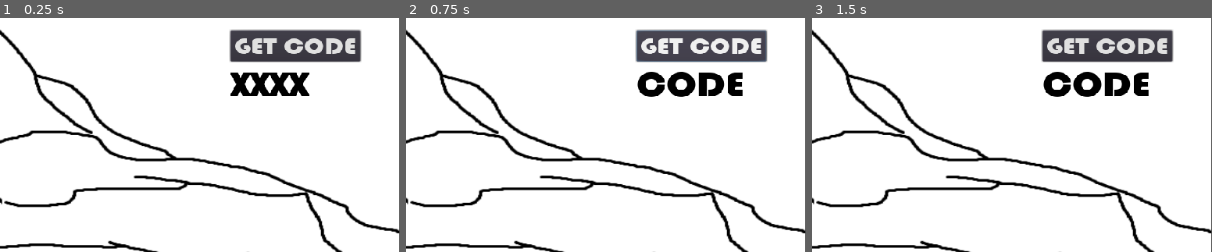
Above: before the commit, frames 1-3 (left to right).
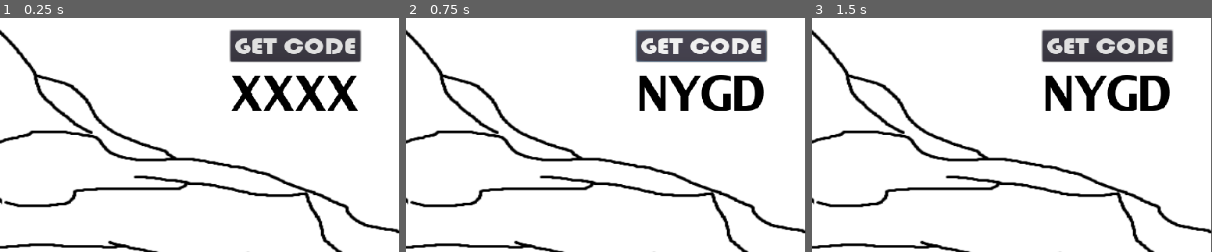
Above: after the commit, the same moments.

Repository: rwyndrum4/MENDAX
Game: Godot game, scene res://Game.tscn
Same seed, same stepped clock (60 frames per second), same inputs: the game is played once before the commit and once after it.
Inputs:
- Up to frame 1 (0.25 s): no input
- Up to frame 2 (0.75 s): click "GET CODE" at 0.5 s
- Up to frame 3 (1.5 s): click "Start" at 1.25 s
The pictures show only the part of the screen within x 50-100%, y 0-50%; the shares and areas given below are measured in that part.

The runs differ from the first frame. In frame 1, 3.0% of the frame differs, in the area x 57-90%, y 23-40%; in frame 2, 3.1%; in frame 3, 3.1%.

Commit message:
Implement random join code generation

Diff:
--- a/game/Game.tscn
+++ b/game/Game.tscn
@@ -1,17 +1,18 @@
-[gd_scene load_steps=6 format=2]
+[gd_scene load_steps=7 format=2]
 
 [ext_resource path="res://Scripts/MainMenu.gd" type="Script" id=1]
 [ext_resource path="res://Assets/temp_bg.png" type="Texture" id=2]
 [ext_resource path="res://Assets/BAUHS93.TTF" type="DynamicFontData" id=3]
+[ext_resource path="res://Assets/LTYPEB.TTF" type="DynamicFontData" id=4]
 
 [sub_resource type="DynamicFont" id=1]
 size = 38
 font_data = ExtResource( 3 )
 
 [sub_resource type="DynamicFont" id=2]
-size = 57
+size = 77
 outline_color = Color( 0.0352941, 0.0784314, 0.0784314, 1 )
-font_data = ExtResource( 3 )
+font_data = ExtResource( 4 )
 
 [node name="MainMenu" type="Control"]
 anchor_right = 1.0
--- a/game/Scripts/MainMenu.gd
+++ b/game/Scripts/MainMenu.gd
@@ -37,4 +37,18 @@
 
 
 func _on_GetCode_button_up():
-	$joinCodeContainer/code.set("text", "CODE")
+	var letters = ['A', 'B', 'C', 'D', 'E', 'F', 'G', 'H', 'I',
+				   'J', 'K', 'L', 'M', 'N', 'O', 'P', 'Q', 'R',
+				   'S', 'T', 'U', 'V', 'W', 'X', 'Y', 'Z',]
+	var rng = RandomNumberGenerator.new()
+	var index1 = getRandAlphInd(rng)
+	var index2 = getRandAlphInd(rng)
+	var index3 = getRandAlphInd(rng)
+	var index4 = getRandAlphInd(rng)
+	var code = letters[index1] + letters[index2] + letters[index3] + letters[index4]
+	$joinCodeContainer/code.set("text", code)
+
+func getRandAlphInd(rng):
+		rng.randomize()
+		var randomAlphabetIndex = rng.randi_range(0, 25)
+		return randomAlphabetIndex
Binary file added: game/Assets/LTYPEB.TTF
